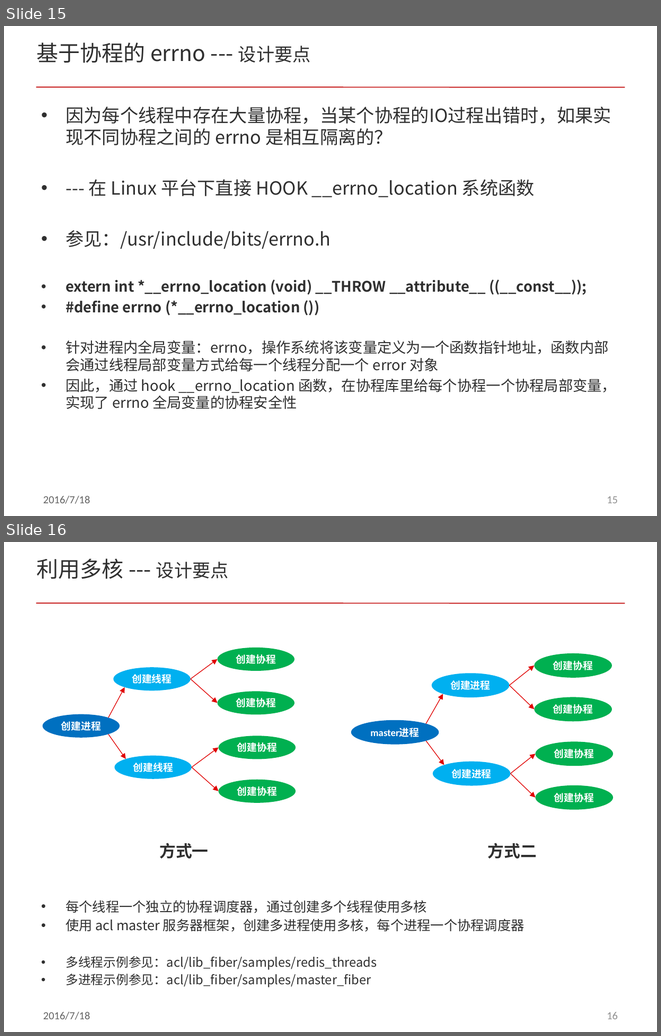
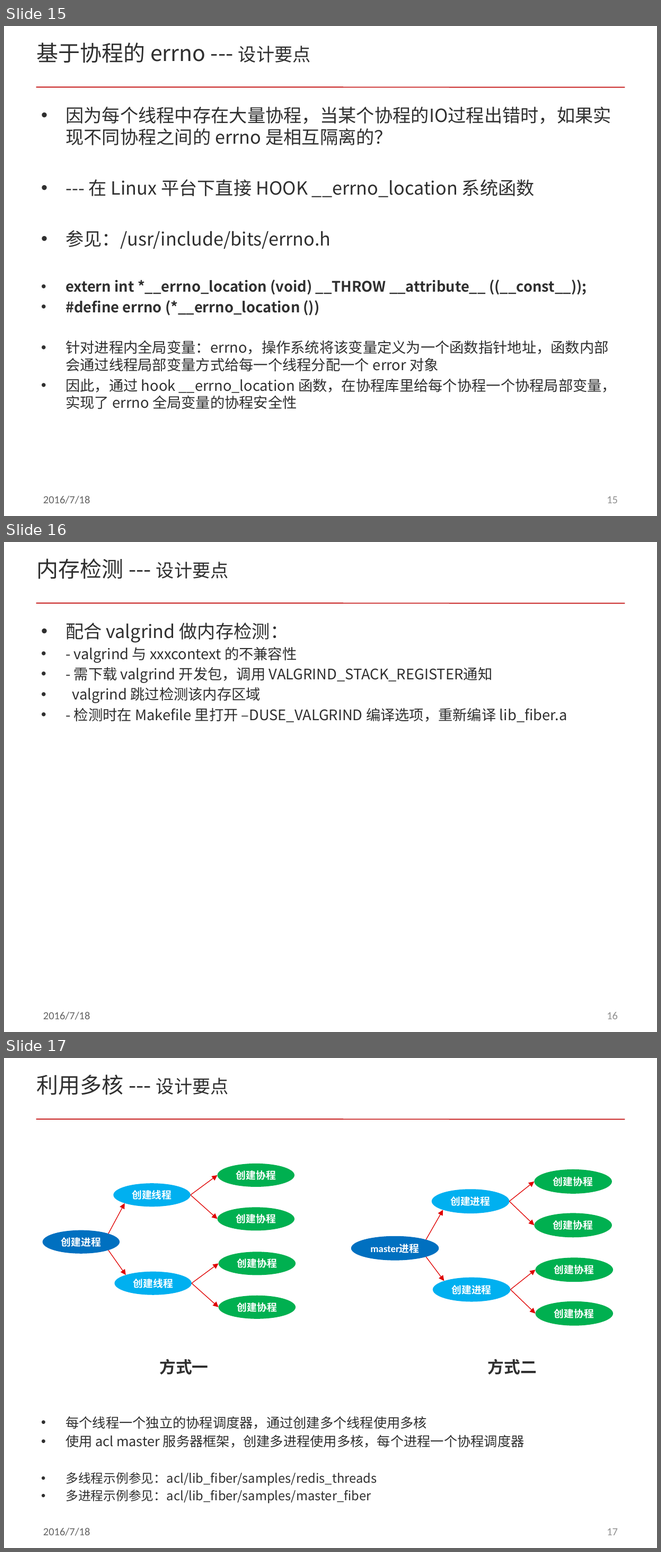
Before and after one commit to ddxflqm/acl, a slide deck: doc/acl_fiber.pptx. Shown one above the other, each under a label of ours: slides 15 and 16 before the commit, slides 15, 16 and 17 after it. The pictures are 661x1036 and 661x1552 pixels, drawn with LibreOffice and Linux fonts; fonts in the diff are those of the drawing; background and template pictures are left out. Boxes give left, top, right and bottom in pixels: in the first picture for what was removed or moved away, otherwise in the second. Text is boxed around its words. In the diff, an @@ line names an element or a change of style, - is before the commit and + after.

```diff
--- a/doc/acl_fiber.pptx
+++ b/doc/acl_fiber.pptx
@@ slide 16 added at box(4, 542, 657, 1032), background #FFFFFF; not listed: 3 template elements that a slide beside it also shows @@
@@ title added at box(37, 558, 229, 579), 24 pt, text #303030 @@
+内存检测 --- 设计要点
@@ text added at box(65, 623, 567, 722), 16 pt, text #303030 @@
+• 配合 valgrind 做内存检测：
+• - valgrind 与 xxxcontext 的不兼容性
+• - 需下载 valgrind 开发包，调用 VALGRIND_STACK_REGISTER通知
+• valgrind 跳过检测该内存区域
+• - 检测时在 Makefile 里打开 –DUSE_VALGRIND 编译选项，重新编译 lib_fiber.a
@@ what was slide 16 is now slide 17 @@
@@ page number at box(607, 1528, 618, 1535): text changed @@
-16
+17
```
Also in this commit, not shown: 1 slide changed.
